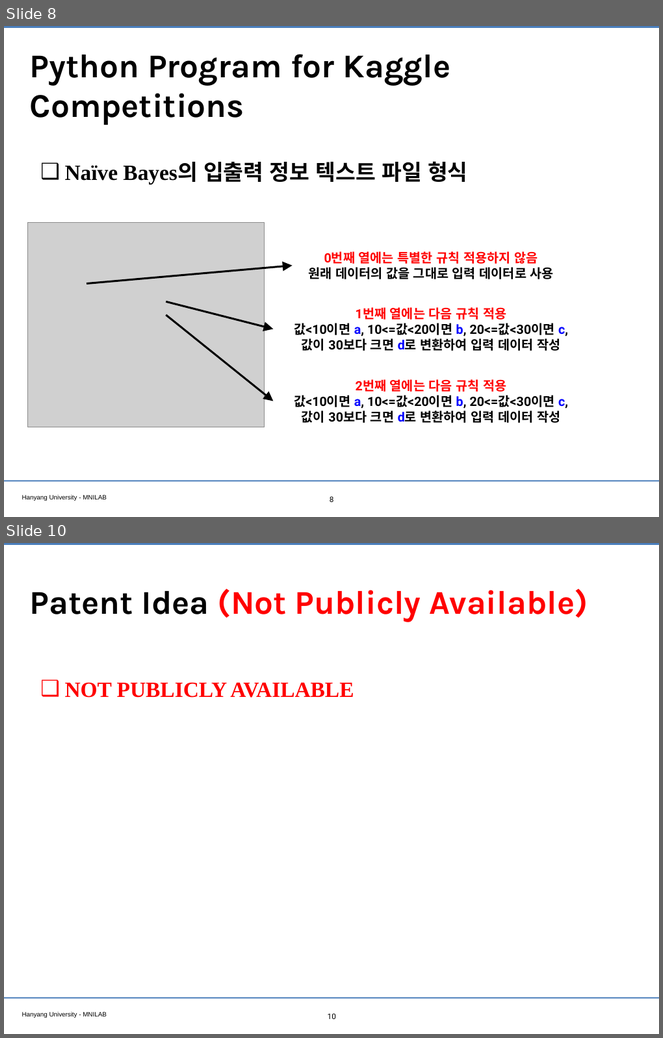
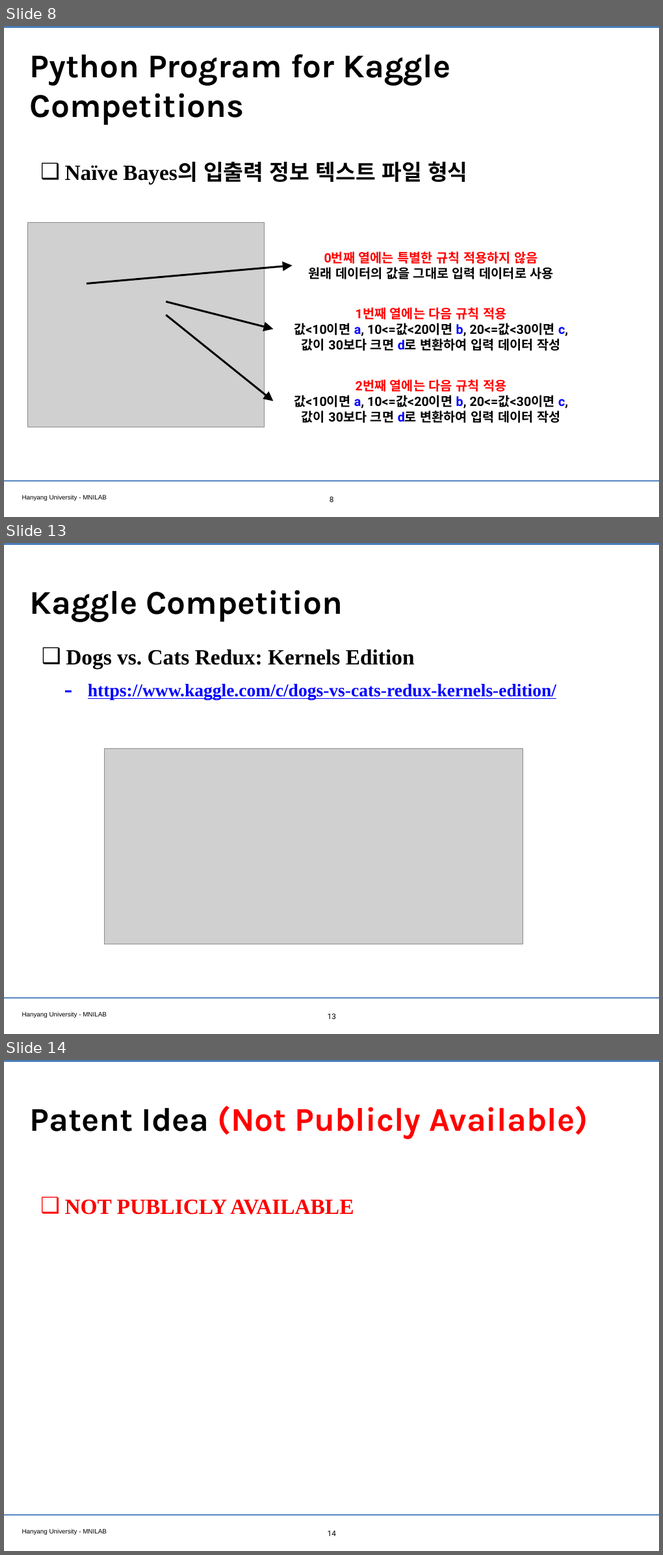
Before and after one commit to WannaBeSuperteur/2020, a slide deck: report/200626_AI.pptx. Shown one above the other, each under a label of ours: slides 8 and 10 before the commit, slides 8, 13 and 14 after it; the slides between them are not shown. The pictures are 663x1038 and 663x1555 pixels, drawn with LibreOffice and Linux fonts; fonts in the diff are those of the drawing; grey boxes stand for pictures; background and template pictures are left out. Boxes give left, top, right and bottom in pixels: in the first picture for what was removed or moved away, otherwise in the second. Text is boxed around its words. In the diff, an @@ line names an element or a change of style, - is before the commit and + after.

```diff
--- a/report/200626_AI.pptx
+++ b/report/200626_AI.pptx
@@ slide 13 added at [4, 543, 659, 1034], background #FFFFFF; not listed: 3 template elements that a slide beside it also shows @@
@@ title added at [30, 590, 343, 622], 52 pt, text #000000, bold @@
+Kaggle Competition
@@ text added at [66, 649, 556, 700], 28 pt, text #0000FF, bold, underline @@
+❑ Dogs vs. Cats Redux: Kernels Edition
+  – https://www.kaggle.com/c/dogs-vs-cats-redux-kernels-edition/
@@ picture added at [104, 748, 523, 944] @@
@@ page number added at [328, 1014, 336, 1019], 12 pt, text #000000 @@
+13
@@ what was slide 10 is now slide 14 @@
@@ page number at [328, 1531, 336, 1536]: text changed @@
-10
+14
```
Also in this commit, not shown: 1 slide changed, 3 other slides added.
